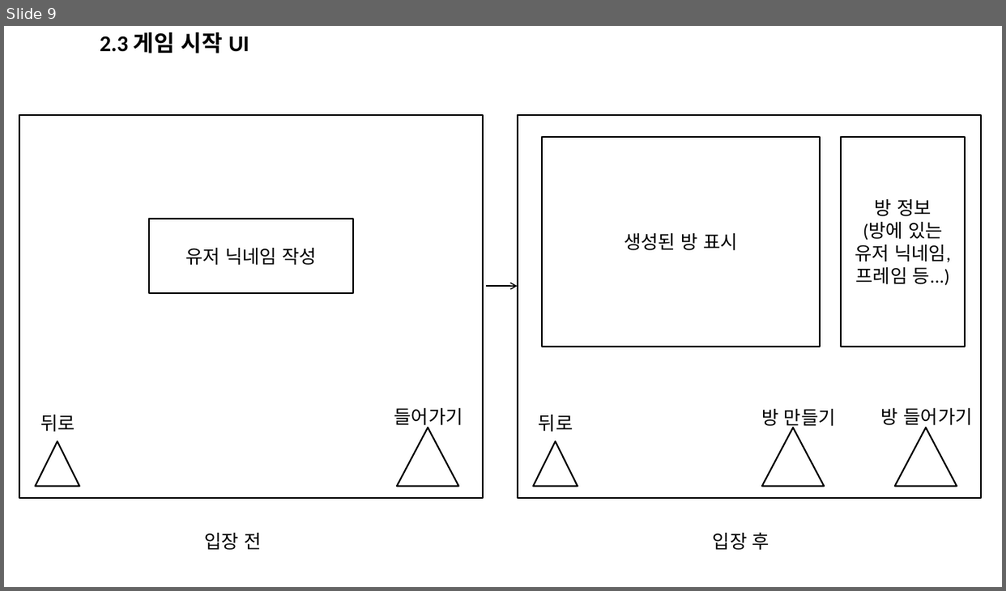
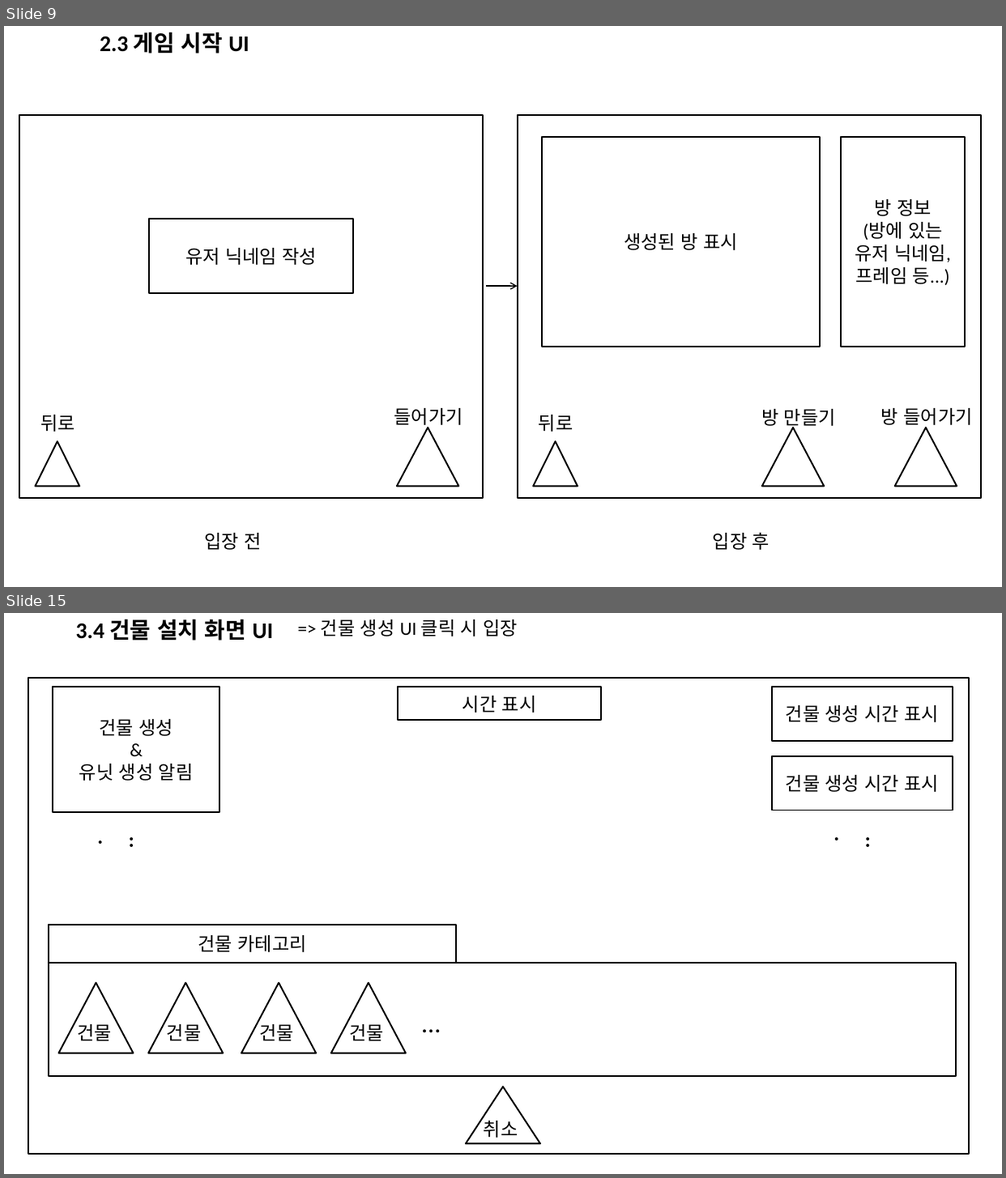
Before and after one commit to MinSeok0406/Project_RE, a slide deck: PROJECT_RE_UI배치도.pptx. Shown one above the other, each under a label of ours: slide 9 before the commit, slides 9 and 15 after it; the slides between them are not shown. The pictures are 1006x591 and 1006x1178 pixels, drawn with LibreOffice and Linux fonts; fonts in the diff are those of the drawing. Boxes give left, top, right and bottom in pixels: in the first picture for what was removed or moved away, otherwise in the second. Text is boxed around its words. In the diff, an @@ line names an element or a change of style, - is before the commit and + after.

Commit message:
게임화면 UI 작성

```diff
--- a/PROJECT_RE_UI배치도.pptx
+++ b/PROJECT_RE_UI배치도.pptx
@@ slide 15 added at (4,613,1002,1174), background #FFFFFF @@
@@ title added at (76,619,273,641), 21.6 pt, text #000000, bold @@
+3.4 건물 설치 화면 UI
@@ text added at (321,619,518,636), 18 pt, text #000000 @@
+=> 건물 생성 UI 클릭 시 입장
@@ group added at (28,678,970,1154): 8 texts, 7 rectangles, 5 triangles @@
+건물 카테고리
+건물
+건물
+건물
+건물
+...
+취소
+건물 생성 시간 표시
+건물 생성 시간 표시
+...
+건물 생성
+&
+유닛 생성 알림
+...
+시간 표시
```
Also in this commit, not shown: 3 slides changed, 4 other slides added.
